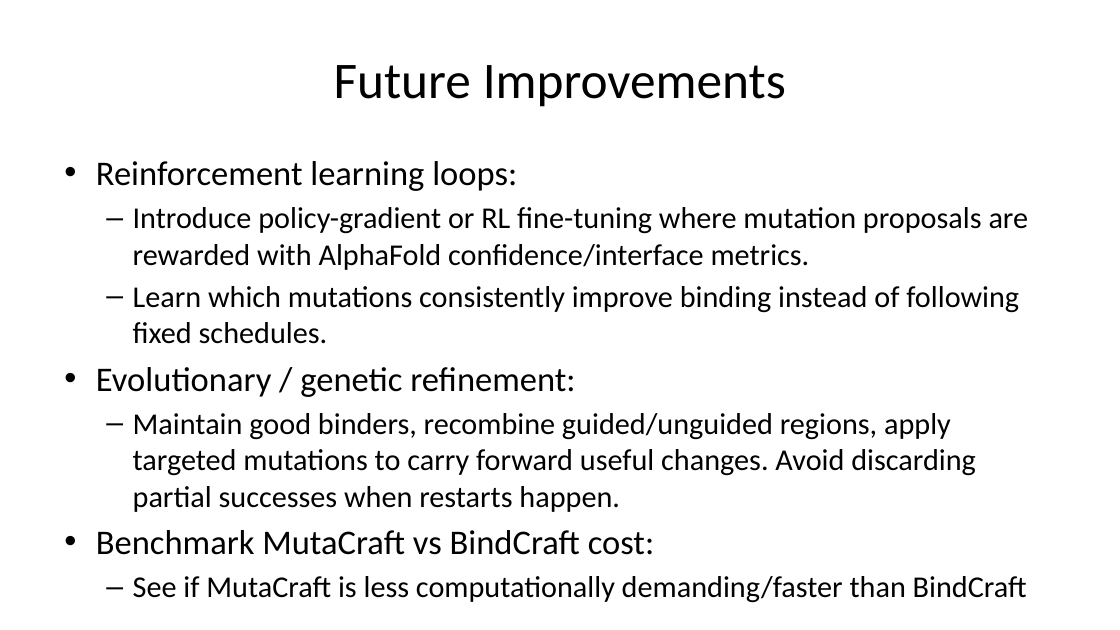
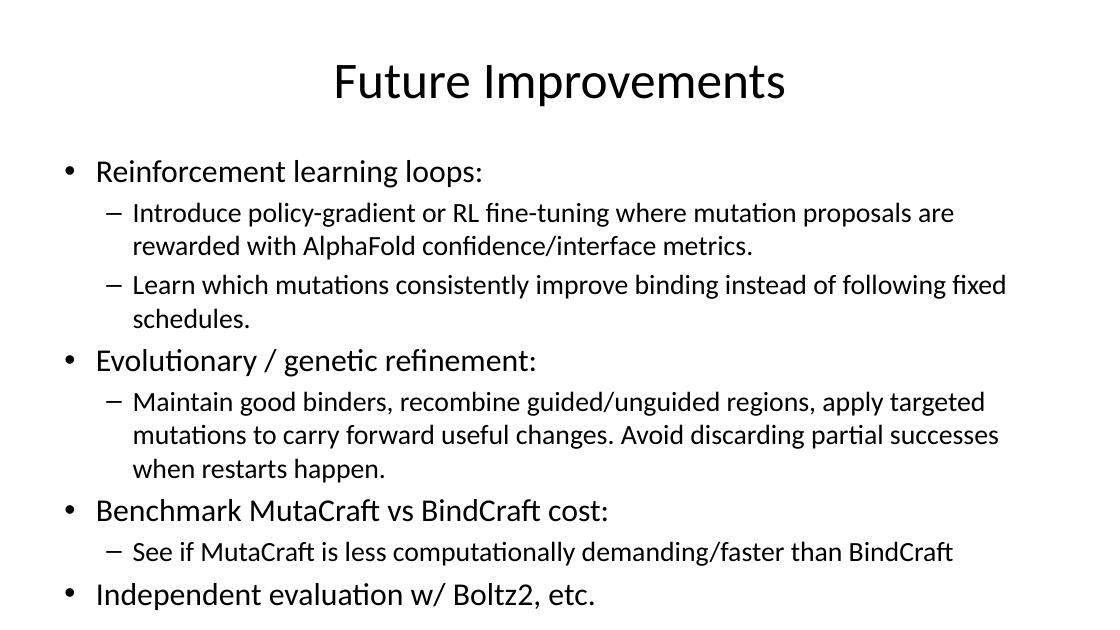
Before and after one commit to kaylertee/ActiveTargeting, a slide deck: slide 7 of Presentations/MutaCraft Presentation.pptx. Drawn at 1120x630 pixels with LibreOffice and Linux fonts; fonts in the diff are those of the drawing. Boxes give left, top, right and bottom in pixels: in the first picture for what was removed or moved away, otherwise in the second. Text is boxed around its words. In the diff, an @@ line names an element or a change of style, - is before the commit and + after.

```diff
--- a/Presentations/MutaCraft Presentation.pptx
+++ b/Presentations/MutaCraft Presentation.pptx
@@ text at [96, 160, 1006, 566]: paragraph added @@
+• Independent evaluation w/ Boltz2, etc.
@@ text at [96, 160, 1006, 566]: size 29.6 to 27.2 pt in "Reinforcement learning loops:", "Evolutionary / genetic refinement:", "Benchmark MutaCraft vs BindCraft cost:"; size 25.9 to 23.8 pt in "Introduce policy-gradient or RL fine-tuning where mutation ...", "Learn which mutations consistently improve binding instead ...", "Maintain good binders, recombine guided/unguided regions, ap ...", "See if MutaCraft is less computationally demanding/faster ..." @@
```
Also in this commit, not shown: 13 other slides changed, 2 slides added, 2 slides removed.
